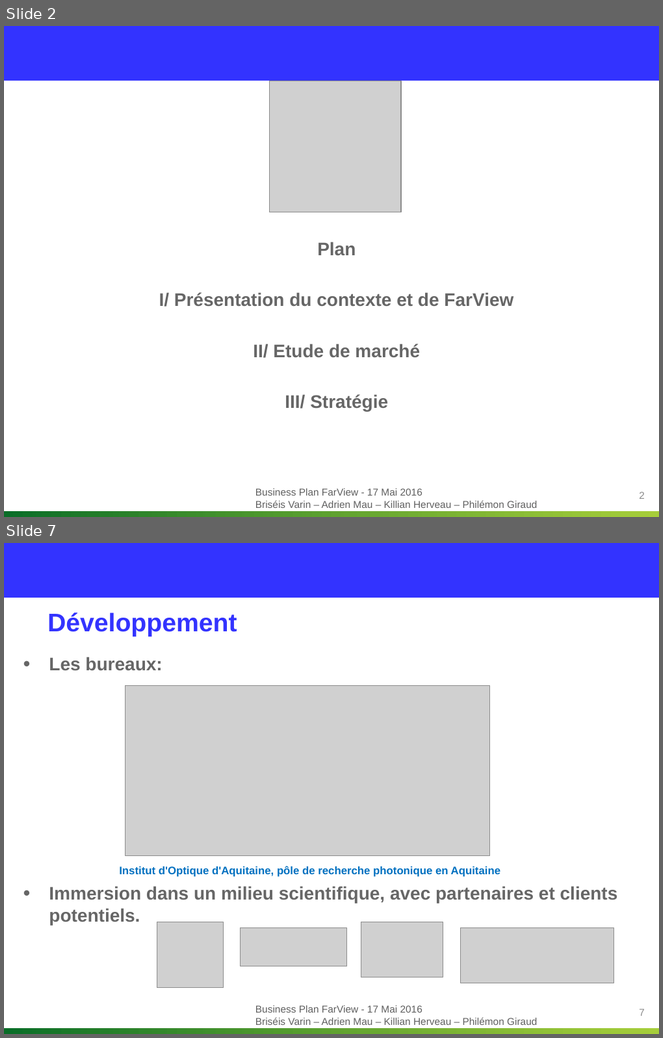
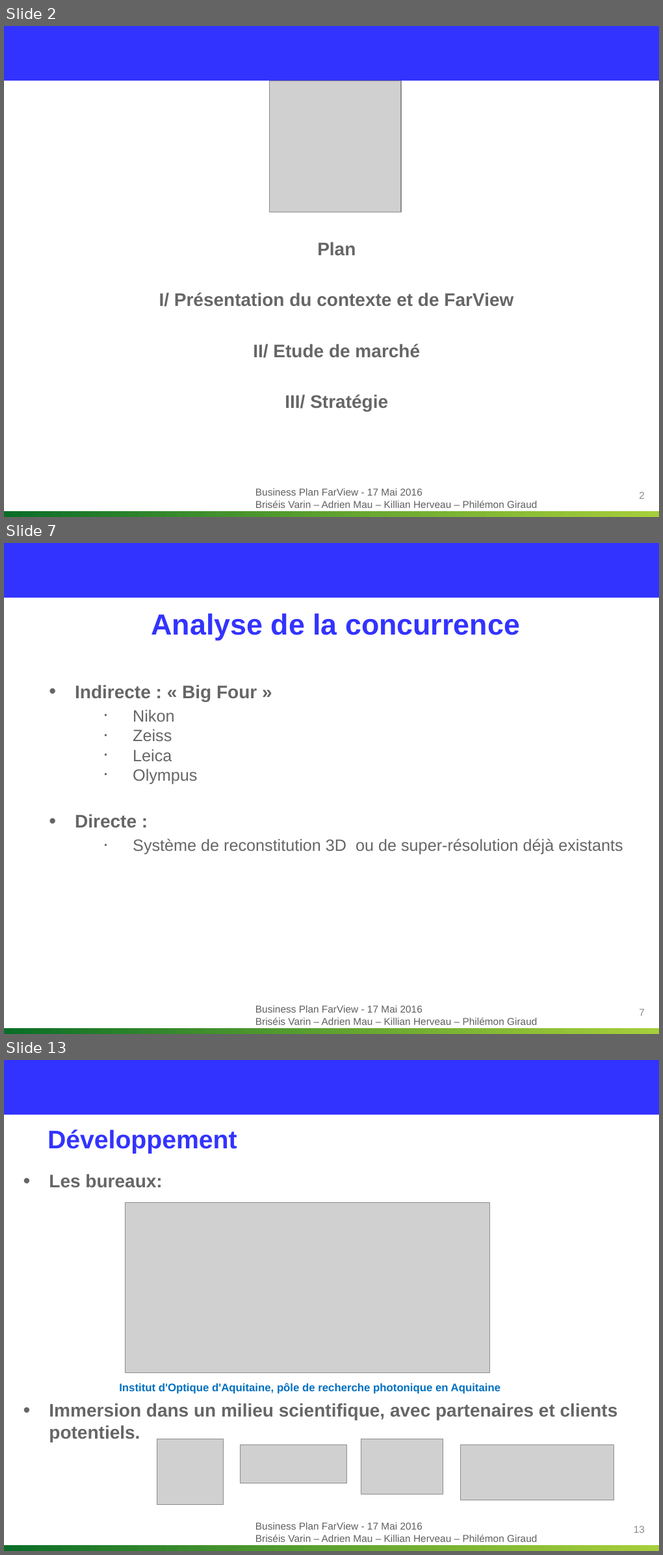
Before and after one commit to Killian-Herveau/PIMS, a slide deck: OppAffaire/Présentation orale/Partie Philémon.pptx. Shown one above the other, each under a label of ours: slides 2 and 7 before the commit, slides 2, 7 and 13 after it; the slides between them are not shown. The pictures are 663x1038 and 663x1555 pixels, drawn with LibreOffice and Linux fonts; fonts in the diff are those of the drawing; grey boxes stand for pictures; background and template pictures are left out. Boxes give left, top, right and bottom in pixels: in the first picture for what was removed or moved away, otherwise in the second. Text is boxed around its words. In the diff, an @@ line names an element or a change of style, - is before the commit and + after.

```diff
--- a/OppAffaire/Présentation orale/Partie Philémon.pptx
+++ b/OppAffaire/Présentation orale/Partie Philémon.pptx
@@ slide 7 added at [4, 543, 659, 1034], background #FFFFFF; not listed: 3 template elements that a slide beside it also shows @@
@@ title added at [152, 613, 520, 641], 32 pt, text #3333FF, bold @@
+Analyse de la concurrence
@@ text added at [75, 685, 623, 854], 18 pt, text #666666 @@
+• Indirecte : « Big Four »
+  • Nikon
+  • Zeiss
+  • Leica
+  • Olympus
+• Directe :
+  • Système de reconstitution 3D ou de super-résolution déjà existants
@@ page number added at [639, 1009, 645, 1016], 11 pt, text #8C8C8C @@
+7
@@ what was slide 7 is now slide 13 @@
@@ page number at [634, 1526, 645, 1533]: text changed @@
-7
+13
```
Also in this commit, not shown: 4 slides changed, 7 other slides added, 2 slides removed.
